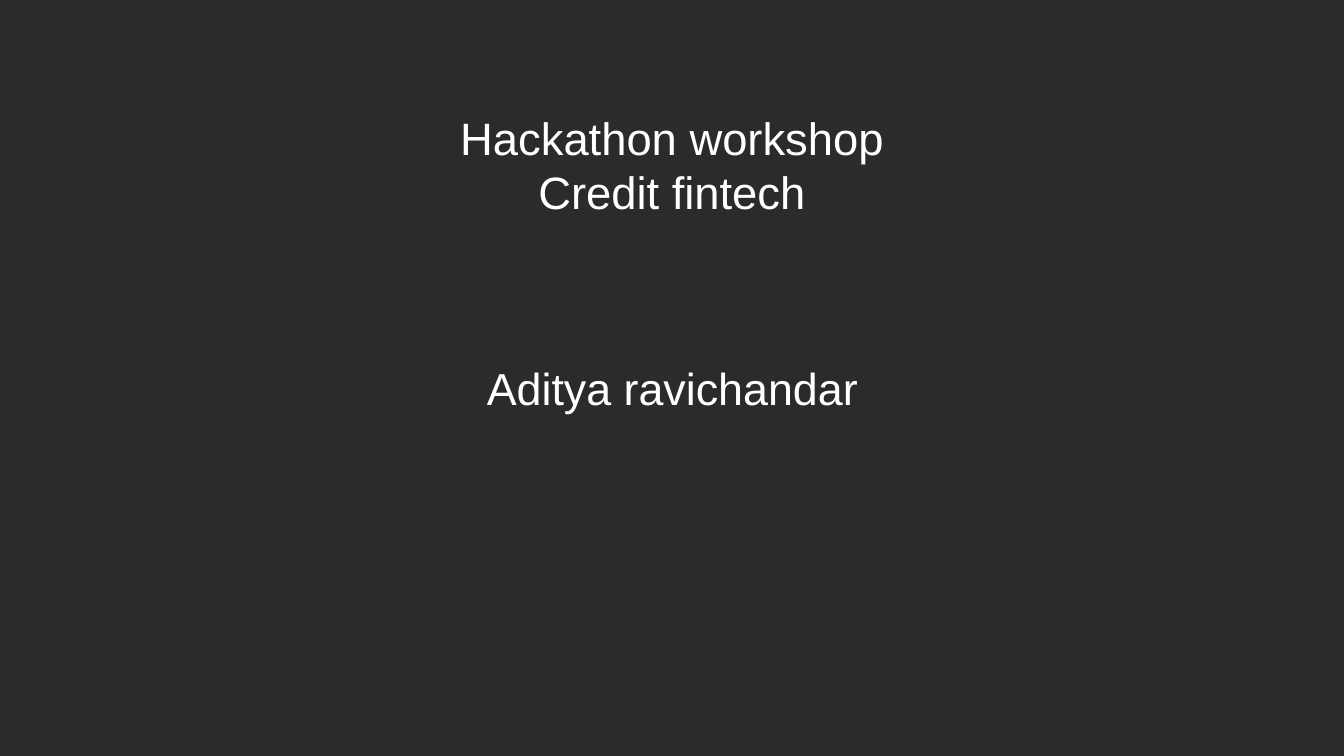
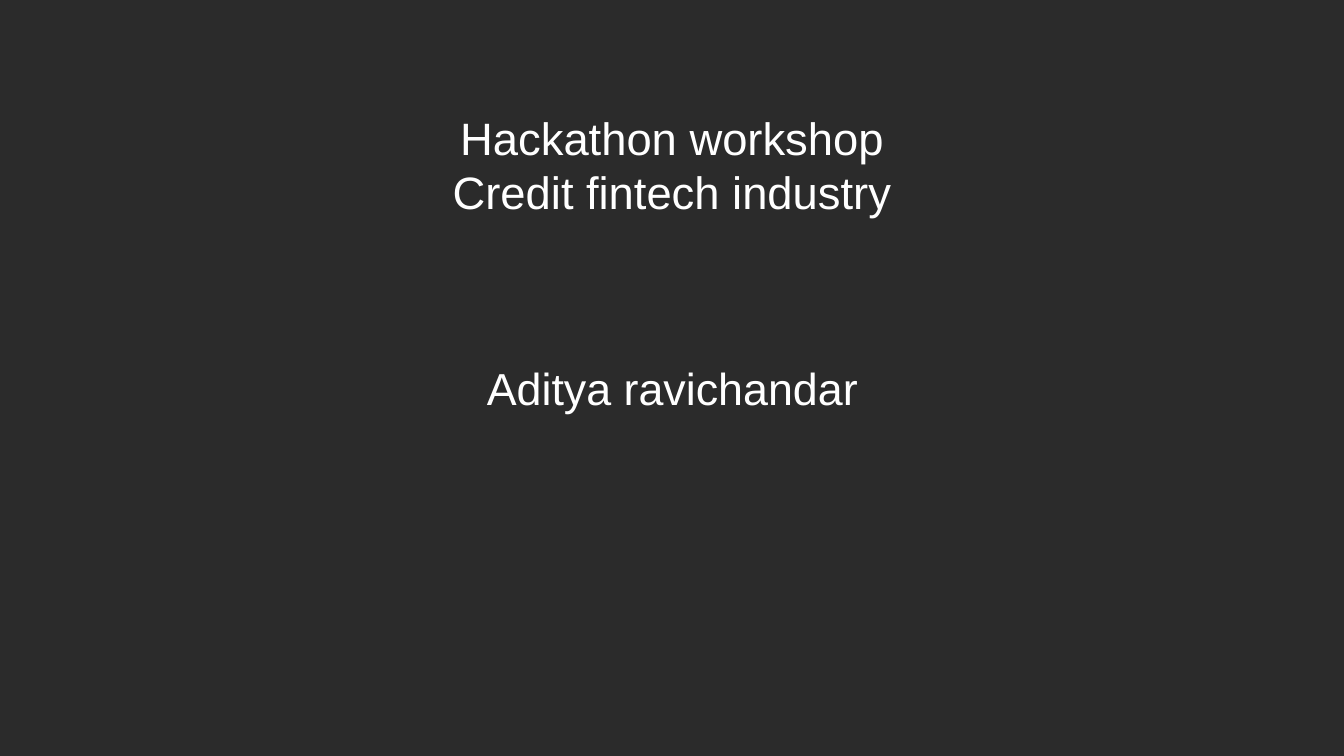
Before and after one commit to adityaravichander45/october-wkshop, a slide deck: slide 1 of Hackathon workshop.pptx. Drawn at 1344x756 pixels with LibreOffice and Linux fonts; fonts in the diff are those of the drawing; background and template pictures are left out; a plain dark background stands for a picture behind light text. Boxes give left, top, right and bottom in pixels: in the first picture for what was removed or moved away, otherwise in the second. Text is boxed around its words. In the diff, an @@ line names an element or a change of style, - is before the commit and + after.

```diff
--- a/Hackathon workshop.pptx
+++ b/Hackathon workshop.pptx
@@ title at bbox=[453, 122, 891, 219]: text changed @@
-Hackathon workshop
-Credit fintech
+Hackathon workshop
+Credit fintech industry
```
Also in this commit, not shown: 7 other slides changed, 2 slides added, 2 slides removed.
